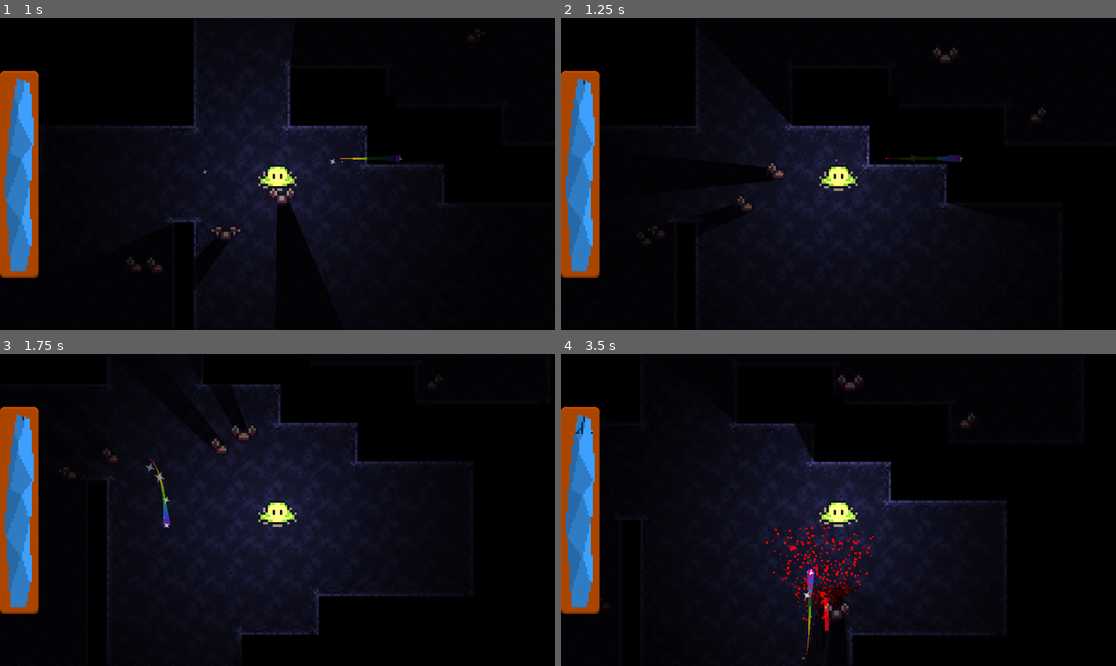
Above: before the commit, frames 1-4 (two rows, left to right).
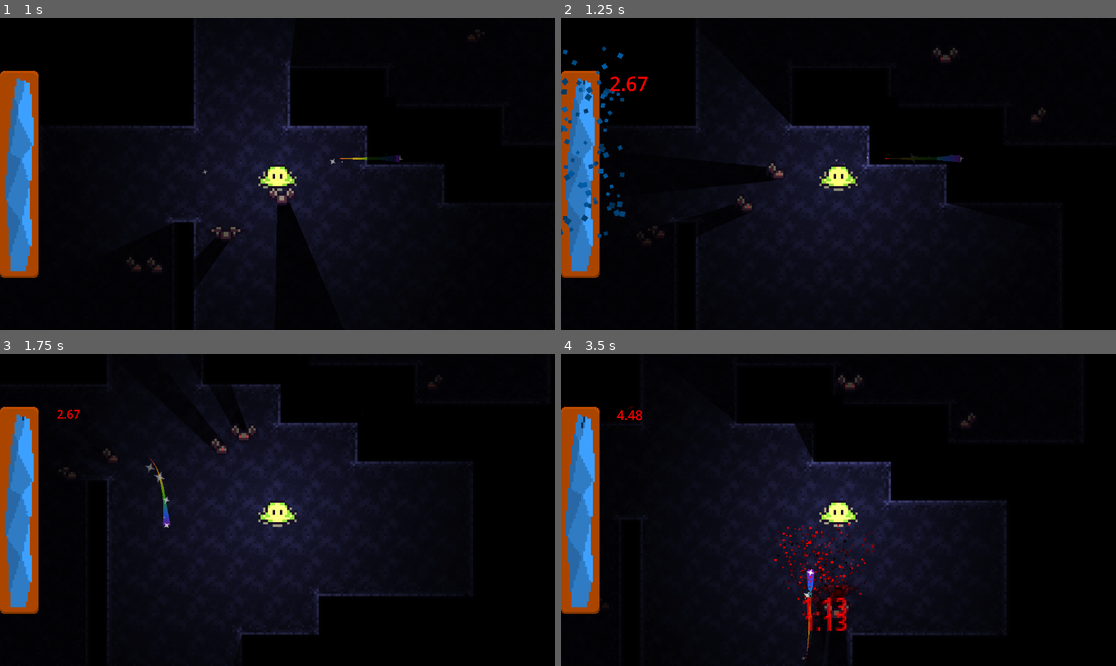
Above: after the commit, the same moments.

Repository: 10Goody12/Light-Based-Dungeon-Crawler
Game: Godot game, scene res://Scenes/main.tscn
Two runs of this game, one before a commit and one after it. Both use one fixed random seed, a clock stepped at 60 frames per second and the inputs below.
Inputs (mouse positions are in pixels of both pictures, inside the frame that each line leads up to):
- Up to frame 1 (1 s): move the mouse to (399, 158) at 0.52 s; hold D (move_right) from 0.53 s (still down)
- Up to frame 2 (1.25 s): keep holding D (move_right)
- Up to frame 3 (1.75 s): move the mouse to (166, 525) at 1.27 s; release D (move_right) at 1.28 s; hold S (move_down) from 1.28 s (still down)
- Up to frame 4 (3.5 s): move the mouse to (894, 441) at 2.02 s; release S (move_down) at 2.03 s; hold D (move_right) 2.03-2.78 s; move the mouse to (810, 572) at 2.77 s; hold W (move_up) from 2.78 s (still down)

Frame 1 is identical in both runs. In frame 2, 1.0% of the frame differs, in the area x 0-16%, y 9-71%; in frame 3, less than 0.1%; in frame 4, 1.6%, in the area x 2-57%, y 16-89%.

Commit message:
Added shaders for damage counters. Added player-damaged SFX, healthbar particles, and the healthbar's own damage counter. Also implemented a no-light-shading shader for future ease.

Diff:
--- /dev/null
+++ b/Resources/Shaders/no_light_render.gdshader
@@ -0,0 +1,15 @@
+shader_type canvas_item;
+render_mode unshaded;
+
+void vertex() {
+	// Called for every vertex the material is visible on.
+}
+
+void fragment() {
+	// Called for every pixel the material is visible on.
+}
+
+//void light() {
+//	// Called for every pixel for every light affecting the CanvasItem.
+//	// Uncomment to replace the default light processing function with this one.
+//}
--- /dev/null
+++ b/Resources/Shaders/no_light_render.tres
@@ -0,0 +1,6 @@
+[gd_resource type="ShaderMaterial" load_steps=2 format=3 uid="uid://cnvibf3yo7bni"]
+
+[ext_resource type="Shader" uid="uid://bp8p1re3fvm62" path="res://Resources/Shaders/no_light_render.gdshader" id="1_sxxdu"]
+
+[resource]
+shader = ExtResource("1_sxxdu")
--- /dev/null
+++ b/Resources/Shaders/rgb_cycle.gdshader
@@ -0,0 +1,20 @@
+shader_type canvas_item;
+render_mode unshaded;
+
+uniform float speed = 1.0;
+
+// Converts HSV color to RGB
+vec3 hsv2rgb(vec3 c) {
+	vec4 K = vec4(1.0, 2.0/3.0, 1.0/3.0, 3.0);
+	vec3 p = abs(fract(c.xxx + K.xyz) * 6.0 - K.www);
+	return c.z * mix(K.xxx, clamp(p - K.xxx, 0.0, 1.0), c.y);
+}
+
+void fragment() {
+	vec4 tex_color = texture(TEXTURE, UV);
+
+	float hue = mod(TIME * speed + UV.x + UV.y, 1.0);
+	vec3 rgb = hsv2rgb(vec3(hue, 1.0, tex_color.a));
+
+	COLOR = vec4(rgb, tex_color.a);
+}
--- /dev/null
+++ b/Resources/rgb_cycle_material.tres
@@ -0,0 +1,7 @@
+[gd_resource type="ShaderMaterial" load_steps=2 format=3 uid="uid://3t8i7uv58fta"]
+
+[ext_resource type="Shader" uid="uid://b1q55mko1f12u" path="res://Resources/Shaders/rgb_cycle.gdshader" id="1_1rsp2"]
+
+[resource]
+render_priority = 0
+shader = ExtResource("1_1rsp2")
--- a/Scenes/CursorCombat/blood_particles.tscn
+++ b/Scenes/CursorCombat/blood_particles.tscn
@@ -1,6 +1,8 @@
-[gd_scene load_steps=2 format=3 uid="uid://dvw8o0lpiy8ki"]
+[gd_scene load_steps=3 format=3 uid="uid://dvw8o0lpiy8ki"]
 
 [ext_resource type="Script" uid="uid://baigpc84tvoo8" path="res://Scripts/blood_particles.gd" id="1_ifqs5"]
+
+[sub_resource type="Gradient" id="Gradient_ifqs5"]
 
 [node name="BloodParticles" type="CPUParticles2D"]
 modulate = Color(1, 0, 0, 1)
@@ -23,6 +25,7 @@
 damping_min = 200.0
 damping_max = 200.0
 scale_amount_min = 0.25
+color_initial_ramp = SubResource("Gradient_ifqs5")
 hue_variation_min = -0.5
 hue_variation_max = 0.5
 script = ExtResource("1_ifqs5")
--- a/Scenes/CursorCombat/damage_counter.tscn
+++ b/Scenes/CursorCombat/damage_counter.tscn
@@ -1,21 +1,24 @@
-[gd_scene load_steps=3 format=3 uid="uid://dsvxpdu6g517f"]
+[gd_scene load_steps=5 format=3 uid="uid://dsvxpdu6g517f"]
 
 [ext_resource type="Script" uid="uid://c3ekjgvl5181" path="res://Scripts/damage_counter.gd" id="1_8b5dl"]
+[ext_resource type="Shader" uid="uid://bp8p1re3fvm62" path="res://Resources/Shaders/no_light_render.gdshader" id="1_x3kyj"]
+[ext_resource type="Material" uid="uid://cnvibf3yo7bni" path="res://Resources/Shaders/no_light_render.tres" id="3_k3614"]
 
-[sub_resource type="CanvasItemMaterial" id="CanvasItemMaterial_f4ffs"]
-blend_mode = 1
-light_mode = 1
+[sub_resource type="ShaderMaterial" id="ShaderMaterial_x3kyj"]
+shader = ExtResource("1_x3kyj")
 
 [node name="DamageCounter" type="Node2D"]
 top_level = true
-light_mask = 2
-visibility_layer = 2
+light_mask = 0
 z_index = 20
 z_as_relative = false
+material = SubResource("ShaderMaterial_x3kyj")
 script = ExtResource("1_8b5dl")
 font_size_decay = 5.0
 
 [node name="Container" type="Control" parent="."]
+light_mask = 0
+use_parent_material = true
 layout_mode = 3
 anchors_preset = 15
 anchor_right = 1.0
@@ -25,7 +28,8 @@
 
 [node name="DamageLabel" type="RichTextLabel" parent="Container"]
 light_mask = 0
-material = SubResource("CanvasItemMaterial_f4ffs")
+material = ExtResource("3_k3614")
+custom_minimum_size = Vector2(180, 0)
 layout_mode = 1
 anchors_preset = 8
 anchor_left = 0.5
@@ -40,5 +44,6 @@
 grow_vertical = 2
 bbcode_enabled = true
 text = "[center]5.0[/center]"
+fit_content = true
 horizontal_alignment = 1
 vertical_alignment = 1
--- a/Scenes/GUI/healthbar.gd
+++ /dev/null
@@ -1,11 +0,0 @@
-extends Control
-
-@onready var bar = get_tree().get_first_node_in_group("Healthbar")
-@onready var player = get_tree().get_first_node_in_group("Player")
-
-func _ready() -> void:
-	player.was_injured.connect(subtract_health.bind())
-
-func subtract_health(in_damage):
-	bar.value -= in_damage
-	print("Health subtracted")
--- a/Scenes/GUI/healthbar.tscn
+++ b/Scenes/GUI/healthbar.tscn
@@ -1,13 +1,35 @@
-[gd_scene load_steps=6 format=3 uid="uid://dxy70blrnplao"]
+[gd_scene load_steps=12 format=3 uid="uid://dxy70blrnplao"]
 
 [ext_resource type="Texture2D" uid="uid://dv1bdkawr8ipe" path="res://GFX/GUI/9PR_satchel_pane.png" id="1_nhxoe"]
-[ext_resource type="Script" uid="uid://6u4v18c8lyj6" path="res://Scenes/GUI/healthbar.gd" id="1_ns7pb"]
+[ext_resource type="Script" uid="uid://6u4v18c8lyj6" path="res://Scripts/healthbar.gd" id="1_ns7pb"]
+[ext_resource type="Material" uid="uid://3t8i7uv58fta" path="res://Resources/rgb_cycle_material.tres" id="1_xb8gg"]
 [ext_resource type="Texture2D" uid="uid://c6xcg1d22x1af" path="res://GFX/GUI/crystal_healthbar_cracked.png" id="2_ns7pb"]
 [ext_resource type="Texture2D" uid="uid://bof5oi1eftuac" path="res://GFX/GUI/crystal_healthbar_intact.png" id="3_hn4ql"]
 [ext_resource type="Texture2D" uid="uid://c4u0euyuydbbh" path="res://GFX/GUI/crystal_healthbar_flat.png" id="3_xb8gg"]
 
+[sub_resource type="Curve" id="Curve_hn4ql"]
+_data = [Vector2(0, 0.898876), 0.0, 0.0, 0, 0, Vector2(0.193182, 1), 0.0, 0.0, 0, 0, Vector2(1, 0), 0.0, 0.0, 0, 0]
+point_count = 3
+
+[sub_resource type="Curve" id="Curve_xb8gg"]
+_limits = [-360.0, 360.0, 0.0, 1.0]
+_data = [Vector2(0, 1), 0.0, 0.0, 0, 0, Vector2(1, -4.04492), 0.0, 0.0, 0, 0]
+point_count = 2
+
+[sub_resource type="Curve" id="Curve_a0cqg"]
+_data = [Vector2(0, 0), 0.0, 0.0, 0, 0, Vector2(0.164773, 1), 0.0, 0.0, 0, 0, Vector2(1, 1), 0.0, 0.0, 0, 0]
+point_count = 3
+
+[sub_resource type="Gradient" id="Gradient_q3g81"]
+offsets = PackedFloat32Array(0.72, 1)
+colors = PackedColorArray(1, 1, 1, 1, 1, 1, 1, 0)
+
+[sub_resource type="Gradient" id="Gradient_20smy"]
+colors = PackedColorArray(0.572988, 0.572988, 0.572988, 1, 1, 1, 1, 1)
+
 [node name="Healthbar" type="Control"]
 light_mask = 0
+material = ExtResource("1_xb8gg")
 layout_mode = 3
 anchors_preset = 4
 anchor_top = 0.5
@@ -32,7 +54,7 @@
 patch_margin_right = 16
 patch_margin_bottom = 16
 
-[node name="TextureProgressBar" type="TextureProgressBar" parent="NinePatchRect" groups=["Healthbar"]]
+[node name="TextureProgressBar" type="TextureProgressBar" parent="NinePatchRect"]
 light_mask = 0
 layout_mode = 1
 anchors_preset = 8
@@ -55,3 +77,61 @@
 tint_under = Color(0, 0.190544, 0.355537, 1)
 tint_over = Color(0.240618, 0.628745, 1, 1)
 tint_progress = Color(0.239216, 0.627451, 1, 1)
+
+[node name="Control" type="Control" parent="NinePatchRect/TextureProgressBar"]
+layout_mode = 1
+anchors_preset = 8
+anchor_left = 0.5
+anchor_top = 0.5
+anchor_right = 0.5
+anchor_bottom = 0.5
+offset_left = -20.0
+offset_top = -100.0
+offset_right = 20.0
+offset_bottom = 100.0
+grow_horizontal = 2
+grow_vertical = 2
+
+[node name="CPUParticles2D_unused" type="CPUParticles2D" parent="NinePatchRect/TextureProgressBar/Control"]
+visible = false
+modulate = Color(0, 0.271047, 0.490135, 1)
+position = Vector2(20, -6)
+emitting = false
+amount = 50
+one_shot = true
+explosiveness = 1.0
+randomness = 1.0
+emission_shape = 3
+emission_rect_extents = Vector2(16, 1)
+direction = Vector2(0, -1)
+initial_velocity_min = 120.0
+initial_velocity_max = 120.0
+angle_min = -180.0
+angle_max = 180.0
+scale_amount_min = 5.0
+scale_amount_max = 10.0
+scale_amount_curve = SubResource("Curve_hn4ql")
+
+[node name="HealthDropParticles" type="CPUParticles2D" parent="NinePatchRect/TextureProgressBar/Control"]
+modulate = Color(2.31028e-06, 0.368428, 0.654027, 1)
+position = Vector2(20, 100)
+emitting = false
+amount = 100
+lifetime = 0.6
+one_shot = true
+explosiveness = 1.0
+randomness = 1.0
+lifetime_randomness = 0.3
+emission_shape = 3
+emission_rect_extents = Vector2(12, 100)
+direction = Vector2(0, -1)
+initial_velocity_min = 200.0
+initial_velocity_max = 200.0
+angle_min = -720.0
+angle_max = 720.0
+angle_curve = SubResource("Curve_xb8gg")
+scale_amount_min = 6.0
+scale_amount_max = 12.0
+scale_amount_curve = SubResource("Curve_a0cqg")
+color_ramp = SubResource("Gradient_q3g81")
+color_initial_ramp = SubResource("Gradient_20smy")
--- a/Scenes/player.tscn
+++ b/Scenes/player.tscn
@@ -27,6 +27,7 @@
 collision_layer = 2
 motion_mode = 1
 script = ExtResource("1_onrkg")
+damage_cooldown = 1.0
 
 [node name="Sprite2D" type="Sprite2D" parent="."]
 texture = SubResource("AtlasTexture_onrkg")
--- a/Scripts/damage_counter.gd
+++ b/Scripts/damage_counter.gd
@@ -12,6 +12,8 @@
 @export var font_size : float = 12.0
 @export var font_size_decay : float = 2.0
 @export var label_colour : Color = Color.WHITE
+@export var use_rainbow_shader : bool = false
+
 
 var start_position : Vector2
 var float_counter : float = 0.0
@@ -26,8 +28,8 @@
 		#var screen_pos = camera.unproject_position(start_position)
 		#container.position = screen_pos
 
-func initialize(in_damage_dealt, in_float_height, in_float_speed, in_float_linger, in_font_size, in_font_size_decay, in_colour, in_position):
-	damage_dealt = in_damage_dealt
+func initialize(in_damage_dealt, in_float_height, in_float_speed, in_float_linger, in_font_size, in_font_size_decay, in_colour, in_position, in_use_rainbow_shader : bool = false):
+	damage_dealt = snappedf(in_damage_dealt, 0.01)
 	float_height = in_float_height
 	float_speed = in_float_speed
 	float_linger = in_float_linger
@@ -36,6 +38,7 @@
 	label_colour = in_colour
 	#container.global_position = in_position
 	start_position = in_position
+	use_rainbow_shader = in_use_rainbow_shader
 
 func _ready() -> void:
 	camera = get_tree().get_first_node_in_group("Camera")
@@ -53,6 +56,16 @@
 	float_counter = 0.0
 	#print("Damage Counter spawned: ", str(self))
 
+	var shader := Shader.new()
+	var mat := ShaderMaterial.new()
+
+	if use_rainbow_shader:
+		shader.code = preload("res://Resources/Shaders/rgb_cycle.gdshader").code
+		mat.shader = shader
+		label.material = mat
+	#else:
+		#mat.shader = null
+		#label.material = null
 
 func _process(delta: float) -> void:
 	float_counter += delta
--- /dev/null
+++ b/Scripts/healthbar.gd
@@ -0,0 +1,18 @@
+extends Control
+
+@onready var player = get_tree().get_first_node_in_group("Player")
+
+
+func _ready() -> void:
+	player.was_injured.connect(subtract_health.bind())
+
+func subtract_health(in_damage):
+	$NinePatchRect/TextureProgressBar.value -= in_damage
+	#print("Health subtracted")
+	$NinePatchRect/TextureProgressBar/Control/HealthDropParticles.emitting = true
+
+	var damage_counter_scene: PackedScene = load("res://Scenes/CursorCombat/damage_counter.tscn")
+	var damage_counter = damage_counter_scene.instantiate()
+	var damage_counter_pos = self.global_position + Vector2(140, -180)
+	damage_counter.initialize(float(in_damage), 10, 0.01, 1.5, 52, 1.0, Color.RED, damage_counter_pos)
+	$NinePatchRect/TextureProgressBar/Control.add_child(damage_counter)
--- a/Scripts/light_sword.gd
+++ b/Scripts/light_sword.gd
@@ -9,6 +9,7 @@
 
 var last_pos = Vector2(0,0)
 
+var data
 var cursor_speed
 var direction_angle
 var velocity : Vector2
@@ -47,7 +48,7 @@
 		trail.gradient = null
 
 func _process(delta: float) -> void:
-	var data = get_cursor_move_data(delta)
+	data = get_cursor_move_data(delta)
 	position = get_global_mouse_position()
 
 	#draw_line_from_to(last_pos, position, 100.0, 1.0)
@@ -65,6 +66,12 @@
 
 func _on_collision_hitbox_body_entered(target: Node2D) -> void:
 	#print("Collision detected between the cursor and: ", str(body))
-
+	var speed = data[0]
 	if target is Enemy:
-		target.inflict_damage(damage)
+		var speed_multiplier = clampf((speed/750), 0.0, 1.5)
+		var output_damage = (speed_multiplier * damage) + damage
+		if speed_multiplier >= 1.5:
+			target.inflict_damage(output_damage, true)
+			print("Critical hit!")
+		else:
+			target.inflict_damage(output_damage, false)
--- a/Scripts/player.gd
+++ b/Scripts/player.gd
@@ -4,8 +4,14 @@
 @export var player_max_health : float = 100.0
 var player_health : float
 @onready var health_bar = get_tree().get_first_node_in_group("Healthbar")
+var player_hit : bool = false
+var was_pushed : bool = false
+var time_since_last_hit : float = 0.0
+@export var damage_cooldown : float = 0.0
 
 @export var player_speed : float = 100
+
+var last_incoming_enemy : Enemy
 
 signal was_injured
 
@@ -24,9 +30,25 @@
 	get_input()
 	move_and_slide()
 
+	time_since_last_hit += delta
+	if time_since_last_hit >= damage_cooldown:
+		player_hit = false
+
+	if was_pushed:
+		var pushback_vec = position - last_incoming_enemy.position
+		position.lerp(position + pushback_vec * 10, 10)
+		print("Played pushed back")
+		was_pushed = false
+
 func _on_player_hitbox_area_entered(area: Area2D) -> void:
 	#print("Player collided with enemy")
-	var damage_dealt = area.get_parent().get_damage()
-	player_health -= damage_dealt
-	print("Whatever the fuck")
-	emit_signal("was_injured", damage_dealt)
+	if not player_hit:
+		player_hit = true
+		last_incoming_enemy = area.get_parent()
+		var damage_dealt = last_incoming_enemy.get_damage()
+		player_health -= damage_dealt
+		#print("Whatever the frick")
+		emit_signal("was_injured", damage_dealt)
+		Sound.play("res://SFX/PlayerNoises/player_hit.wav", 20)
+		time_since_last_hit = 0.0
+		was_pushed = true
--- a/Scripts/test_enemy.gd
+++ b/Scripts/test_enemy.gd
@@ -47,7 +47,7 @@
 		body.visible = false
 		queue_free()
 
-func inflict_damage(in_damage):
+func inflict_damage(in_damage, was_crit):
 	if was_damaged == false:
 		health -= in_damage
 		was_damaged = true
@@ -60,14 +60,15 @@
 		#print("test 1")
 		var damage_counter_scene: PackedScene = load("res://Scenes/CursorCombat/damage_counter.tscn")
 		var damage_counter = damage_counter_scene.instantiate()
-		damage_counter.initialize(in_damage, 10, 0.01, 1.5, 12, 1.0, Color.RED, self.global_position)
+
+		damage_counter.initialize(in_damage, 10, 0.01, 1.5, 12, 1.0, Color.RED, self.global_position, was_crit)
 		get_tree().root.add_child(damage_counter)
 
 		Sound.play_random_hit()
 
 func get_damage():
 	var out_damage = randf_range(min_damage, max_damage)
-	print("Enemy dealt ", out_damage, " points of damage!")
+	#print("Enemy dealt ", out_damage, " points of damage!")
 	return out_damage
 
 func adjust_flicker():
--- a/project.godot
+++ b/project.godot
@@ -19,6 +19,7 @@
 
 LightSword="*res://Scripts/light_sword.gd"
 Sound="*res://Scripts/sound.gd"
+ShakeManager="*res://shake_manager.gd"
 
 [file_customization]
 
@@ -40,7 +41,6 @@
 CursorLight=""
 CursorStar=""
 CursorSparkles=""
-Healthbar=""
 
 [input]
 
--- /dev/null
+++ b/shake_manager.gd
@@ -0,0 +1,5 @@
+extends Node
+
+#func shake(in_object : Node, baseline : float, amplitude : float, interval :float, x_axis : bool, y_axis : bool = false, phase_shift : float = TYPE_NIL):
+	#if in_object.position != null:
+		#in_object
Not shown, added: Resources/Shaders/no_light_render.gdshader.uid
Not shown, added: Resources/Shaders/rgb_cycle.gdshader.uid
Not shown, added: SFX/PlayerNoises/player_hit.wav.import
Renamed: Scenes/GUI/healthbar.gd.uid -> Scripts/healthbar.gd.uid
Not shown, added: shake_manager.gd.uid
Not shown, added: SFX/PlayerNoises/player_hit.wav
